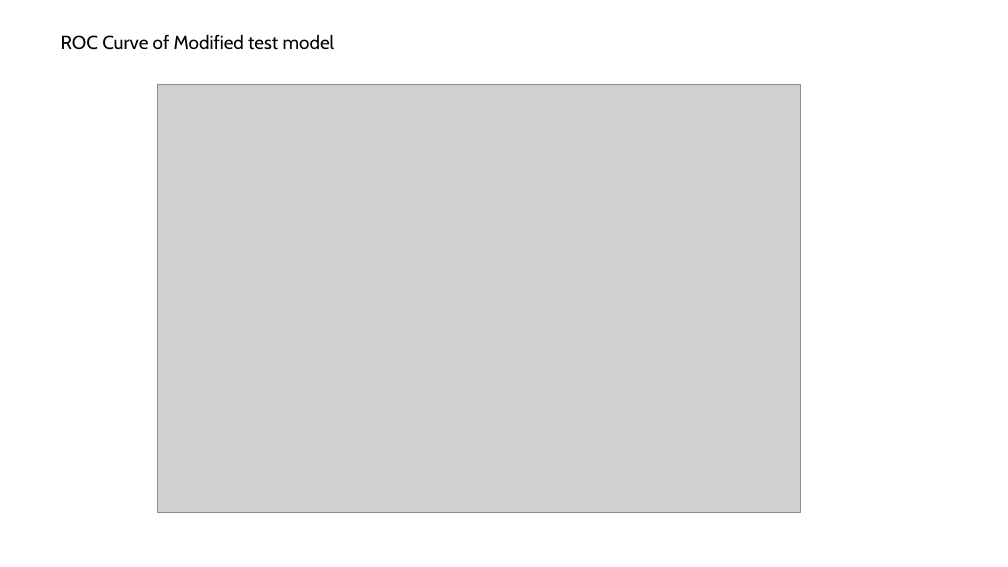
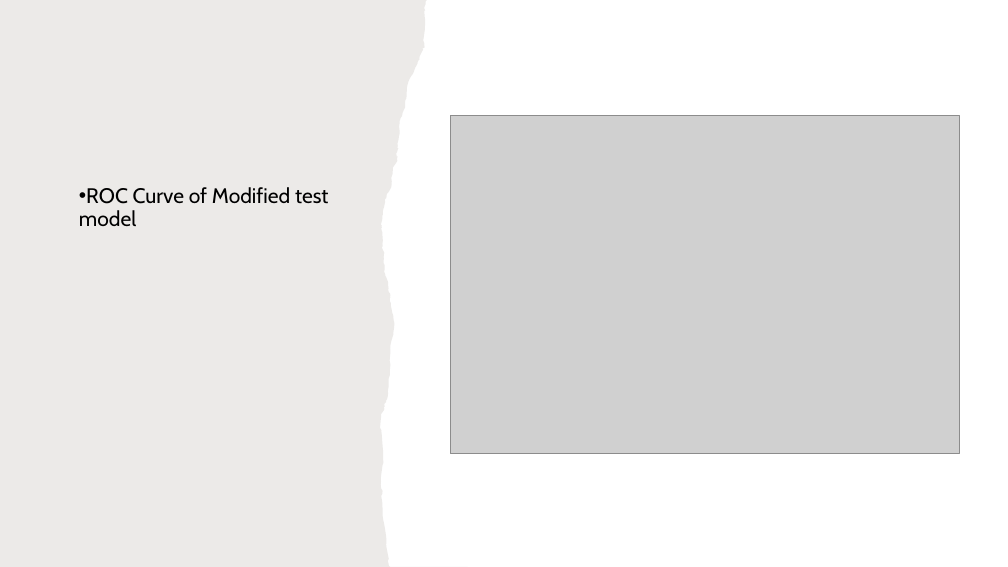
Before and after one commit to vrsyvby/MLAssignmentPartA, a slide deck: slide 9 of Question5MLAssignmentPartA.pptx. Drawn at 1008x567 pixels with LibreOffice and Linux fonts; fonts in the diff are those of the drawing; grey boxes stand for pictures. Boxes give left, top, right and bottom in pixels: in the first picture for what was removed or moved away, otherwise in the second. Text is boxed around its words. In the diff, an @@ line names an element or a change of style, - is before the commit and + after.

```diff
--- a/Question5MLAssignmentPartA.pptx
+++ b/Question5MLAssignmentPartA.pptx
@@ freeform shape added at [0,0,467,567], fill #82766A at 15% opacity @@
@@ picture: place and size @@
-picture at [158,85,801,513]
+picture at [451,115,960,454]
@@ text "ROC Curve of Modified test ...": place and size @@
-text "ROC Curve of Modified test ..." at [61,34,335,50]
+text "ROC Curve of Modified test ..." at [79,187,329,226]
@@ text "ROC Curve of Modified test ..." at [79,187,329,226]: size 18 to 20 pt; bullet none to •; line spacing 1 to 0.9; more space between paragraphs @@
```
Also in this commit, not shown: 8 other slides changed.
